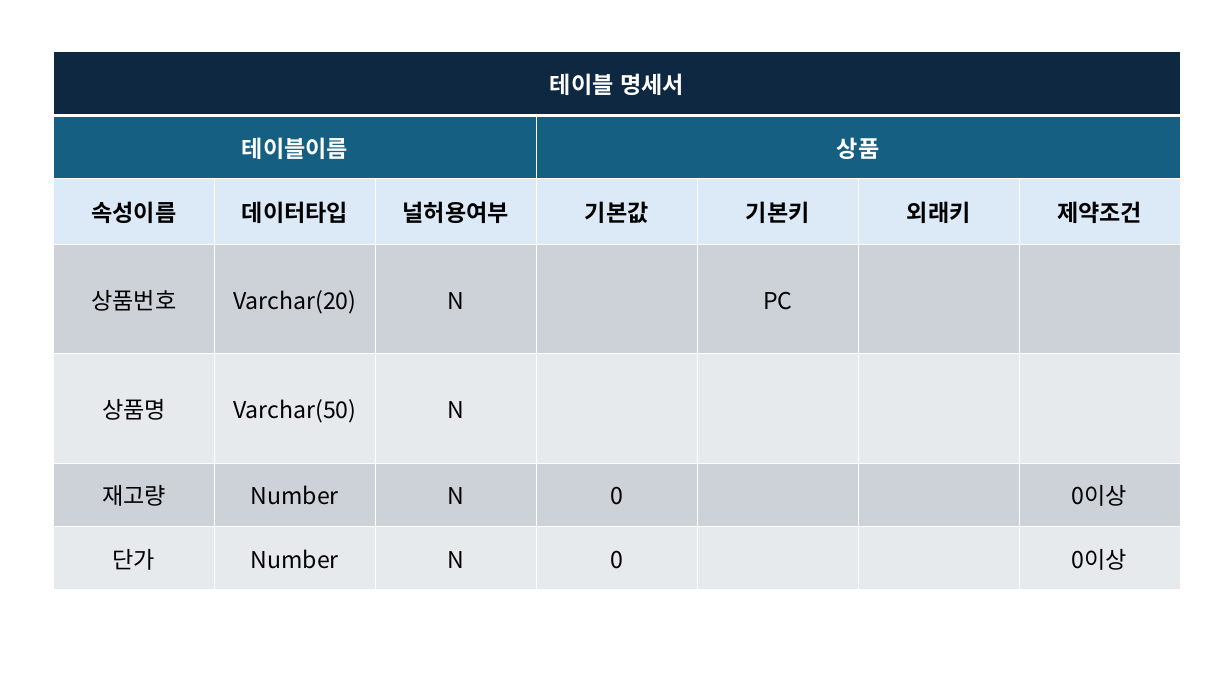
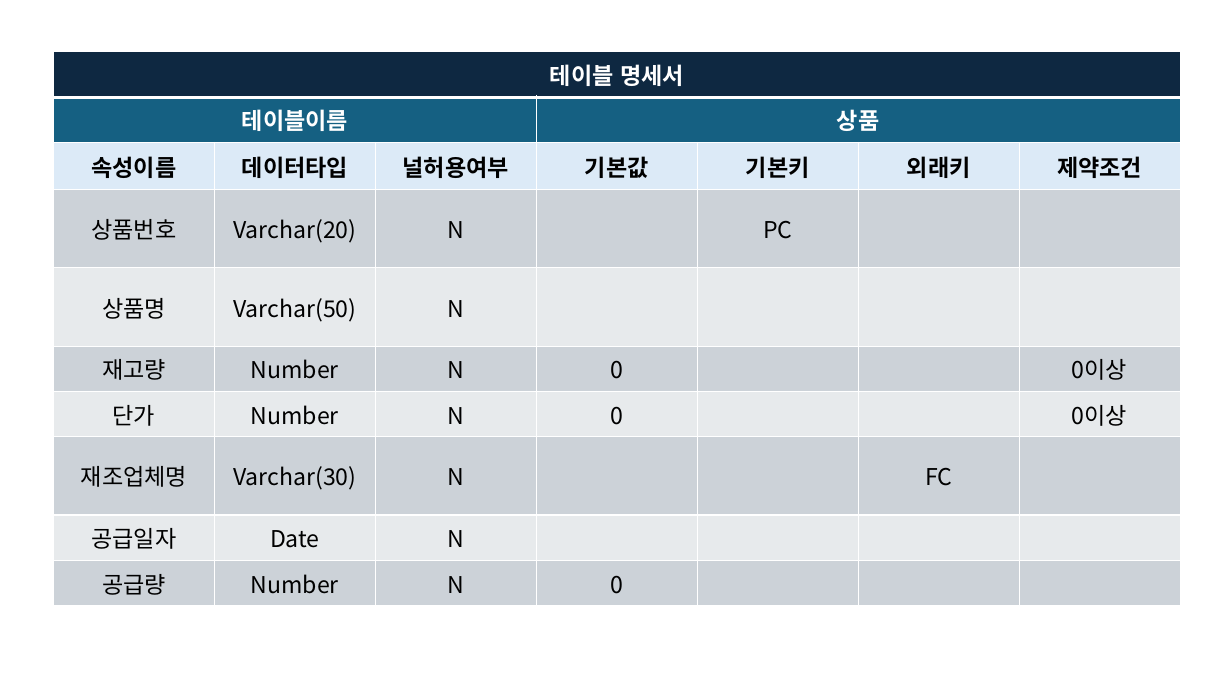
Before and after one commit to idsdk/DB_2025-2, a slide deck: slide 2 of 테이블명세서.pptx. Drawn at 1232x693 pixels with LibreOffice and Linux fonts; fonts in the diff are those of the drawing. Boxes give left, top, right and bottom in pixels: in the first picture for what was removed or moved away, otherwise in the second. Text is boxed around its words. In the diff, an @@ line names an element or a change of style, - is before the commit and + after.

```diff
--- a/테이블명세서.pptx
+++ b/테이블명세서.pptx
@@ table at box(54, 52, 1179, 606) @@
+row 8: 재조업체명 | Varchar(30) | N |  |  | FC | 
+row 9: 공급일자 | Date | N |  |  |  | 
+row 10: 공급량 | Number | N | 0 |  |  | 
```
Also in this commit, not shown: 4 other slides changed.
